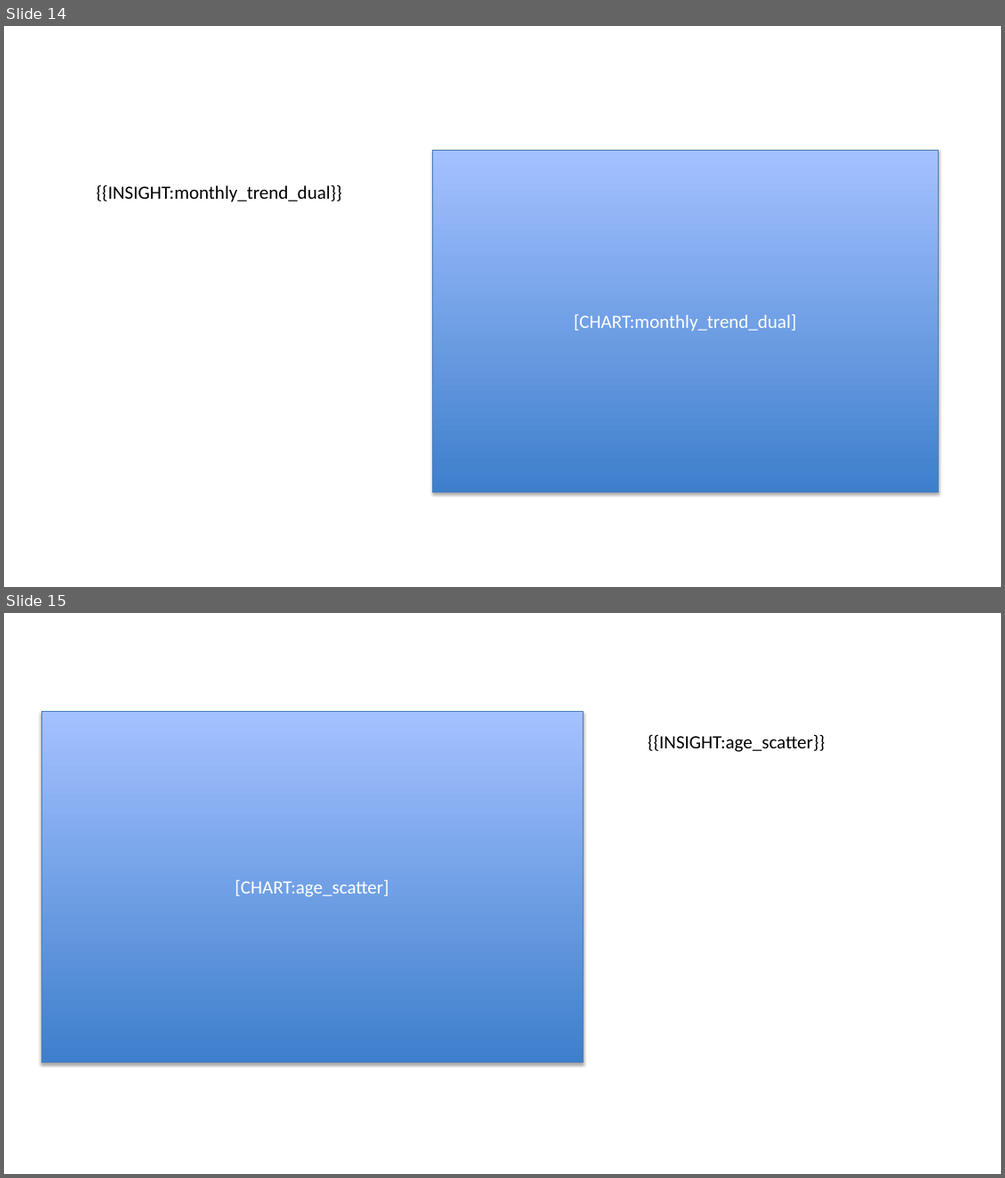
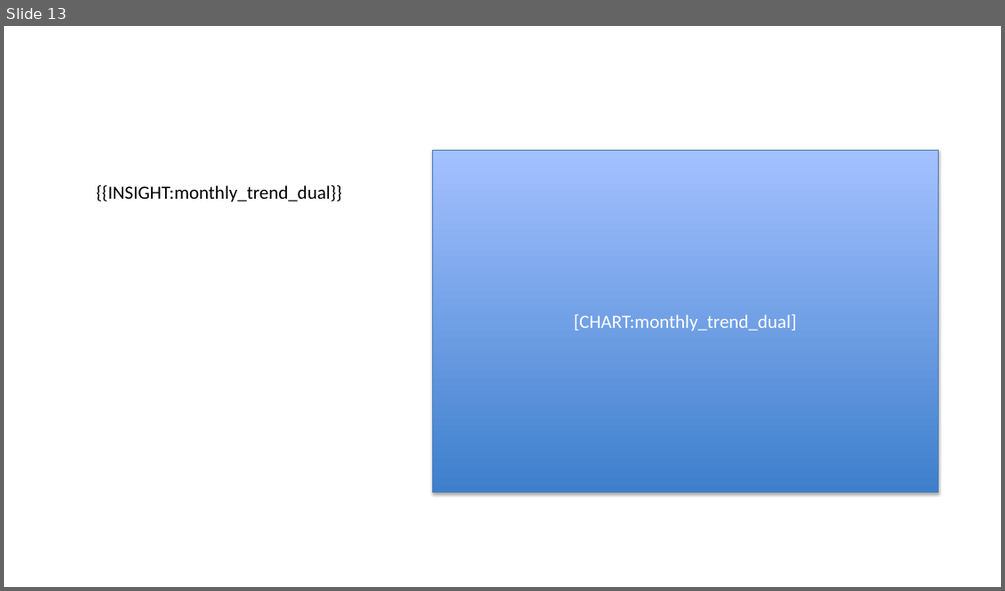
Before and after one commit to lijiahao1996/PPT-Automation, a slide deck: templates/新的报告模板.pptx. Shown one above the other, each under a label of ours: slides 14 and 15 before the commit, slide 13 after it. The pictures are 1005x1178 and 1005x591 pixels, drawn with LibreOffice and Linux fonts; fonts in the diff are those of the drawing. Boxes give left, top, right and bottom in pixels: in the first picture for what was removed or moved away, otherwise in the second. Text is boxed around its words. In the diff, an @@ line names an element or a change of style, - is before the commit and + after.

```diff
--- a/templates/新的报告模板.pptx
+++ b/templates/新的报告模板.pptx
@@ slide 15 removed at box(4, 613, 1001, 1174), background #FFFFFF @@
@@ rectangle removed at box(41, 711, 582, 1062) @@
-[CHART:age_scatter]
@@ text removed at box(647, 735, 825, 752) @@
-{{INSIGHT:age_scatter}}
@@ what was slide 14 is now slide 13 @@
```
Also in this commit, not shown: 1 other slide removed, 4 other files.
